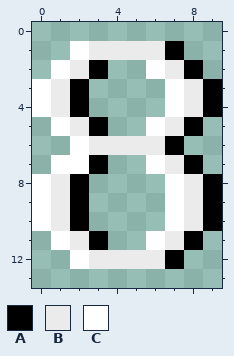
Pixel-art file: Assets/Raw/Sprites/Fonts/LevelTime/Eight.aseprite. The first picture shows the starting point.
10x14 pixels, 1 frame.
Palette (. is transparent): A #000000  B #ebebeb  C #ffffff
Pixels before, first column x 0:
 1 ..CBBBBA..
 2 .CBA..CBA.
 3 CBA....CBA
 4 CBA....CBA
 5 .CBA..CBA.
 6 ..CBBBBA..
 7 .CCA..CBA.
 8 CBA....CBA
 9 CBA....CBA
10 CBA....CBA
11 .CBA..CBA.
12 ..CBBBBA..
After:
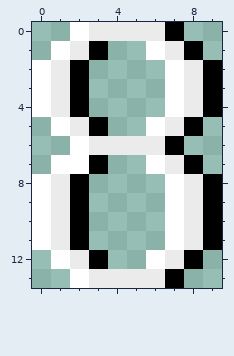
Change:
The edit adds colour A in row 0 at x 7; in row 1 at x 8; in row 2 at x 9; in row 11 at x 9; in row 12 at x 8; in row 13 at x 7.
Colour B gives way to colour A in row 1 at x 3; in row 2 at x 2; in row 11 at x 2; in row 12 at x 3.
The edit adds colour B in row 0 at x 3 to 6; in row 13 at x 3 to 6.
Colour A gives way to colour B in row 1 at x 7; in row 2 at x 8; in row 11 at x 8; in row 12 at x 7.
Colour C gives way to colour B in row 1 at x 2; in row 2 at x 1; in row 11 at x 1; in row 12 at x 2.
The edit adds colour C in row 0 at x 2; in row 1 at x 1; in row 2 at x 0; in row 11 at x 0; in row 12 at x 1; in row 13 at x 2.
Colour B gives way to colour C in row 1 at x 6; in row 2 at x 7; in row 11 at x 7; in row 12 at x 6.
Colour A is gone in row 2 at x 3; in row 11 at x 3.
Colour B is gone in row 1 at x 4 to 5; in row 12 at x 4 to 5.
Colour C is gone in row 2 at x 6; in row 11 at x 6.
Where, in picture pixels (left, top, right, bottom), the same in both pictures:
changed: (32, 22, 222, 79)
changed: (32, 231, 222, 288)
